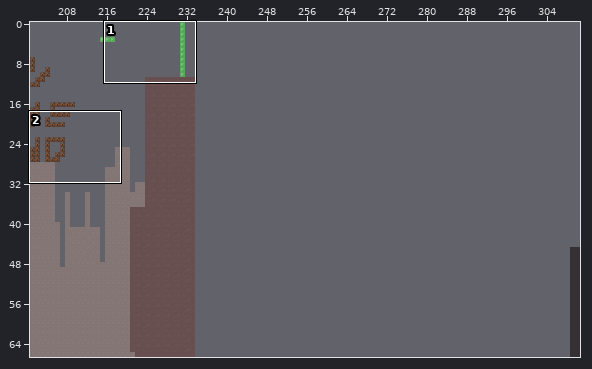
Two states of a Tiled map, assets/tilemaps/Alpha1.tmx. The first picture is a wide view before the edit; the outline marks the close-up.
Close-up. Before the commit:
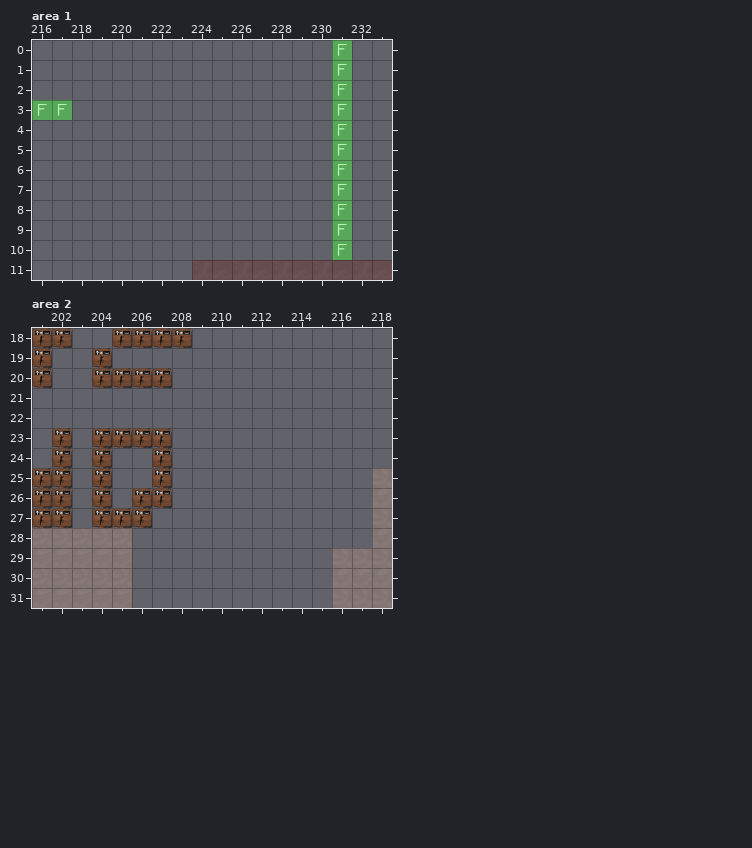
Cells are 64x64 px. Shown: area 1 x 216..233, y 0..11; area 2 x 201..218, y 18..31. The commit also changed other parts of the map, which this record leaves out.
After:
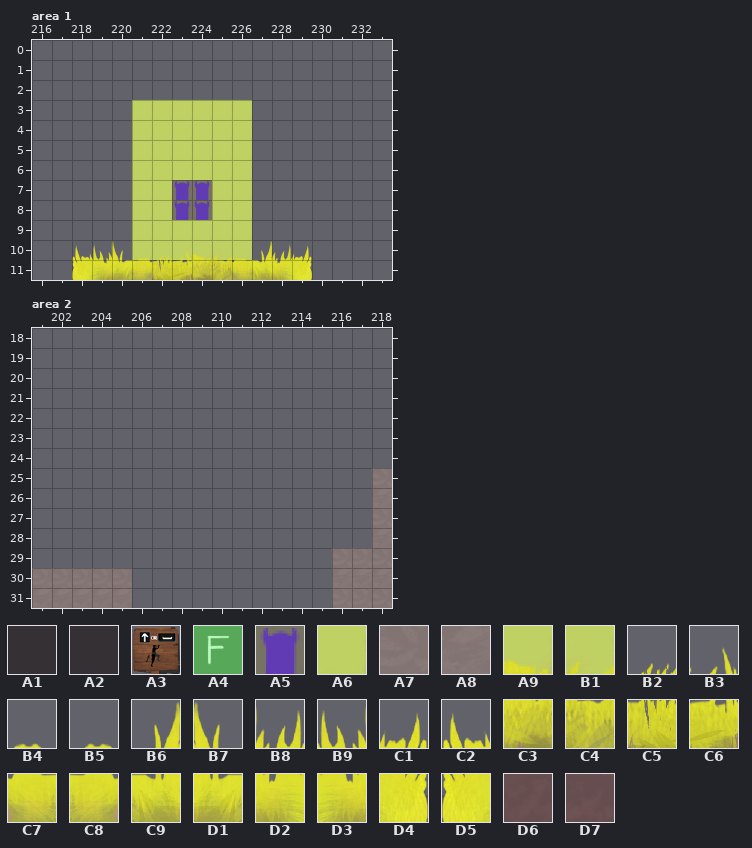
Key: from "Alpha_test1": A1 116, A2 290; from "platformPack_tilesheet_LD": A3 89, A4 293, A5 347; from "test1": A6 73, A7 1806, A8 1878, A9 2164, B1 2165, B2 2168, B3 2169, B4 2173, B5 2173 flipped left-right, B6 2174, B7 2174 flipped left-right, B8 2175, B9 2175 flipped left-right, C1 2176, C2 2176 flipped left-right, C3 2236, C4 2237, C5 2240, C6 2241, C7 2245, C8 2245 flipped left-right, C9 2246, D1 2246 flipped left-right, D2 2247, D3 2247 flipped left-right, D4 2248, D5 2248 flipped left-right, D6 3608, D7 3609.
__ is an empty cell.
See-through tiles are keyed as they look on the map.
The edit:
{"where": "layer \"testback\", area 1"}
{"y":3,"x":221,"old":"__ __ __ __ __ __","new":"A6 A6 A6 A6 A6 A6"}
{"y":4,"x":221,"old":"__ __ __ __ __ __","new":"A6 A6 A6 A6 A6 A6"}
{"y":5,"x":221,"old":"__ __ __ __ __ __","new":"A6 A6 A6 A6 A6 A6"}
{"y":6,"x":221,"old":"__ __ __ __ __ __","new":"A6 A6 A6 A6 A6 A6"}
{"y":7,"x":221,"old":"__ __ __ __ __ __","new":"A6 A6 A6 A6 A6 A6"}
{"y":8,"x":221,"old":"__ __ __ __ __ __","new":"A6 A6 A6 A6 A6 A6"}
{"y":9,"x":221,"old":"__ __ __ __ __ __","new":"A6 A6 A6 A6 A6 A6"}
{"y":10,"x":221,"old":"__ __ __ __ __ __","new":"A6 A6 A6 A6 A6 A6"}
{"where": "layer \"PNJ\", area 1"}
{"y":0,"x":231,"old":"A4","new":"__"}
{"y":1,"x":231,"old":"A4","new":"__"}
{"y":2,"x":231,"old":"A4","new":"__"}
{"y":3,"x":231,"old":"A4","new":"__"}
{"y":4,"x":231,"old":"A4","new":"__"}
{"y":5,"x":231,"old":"A4","new":"__"}
{"y":6,"x":231,"old":"A4","new":"__"}
{"y":7,"x":223,"old":"__ __","new":"A5 A5"}
{"y":7,"x":231,"old":"A4","new":"__"}
{"y":8,"x":223,"old":"__ __","new":"A5 A5"}
{"y":8,"x":231,"old":"A4","new":"__"}
{"y":9,"x":231,"old":"A4","new":"__"}
{"y":10,"x":231,"old":"A4","new":"__"}
{"where": "layer \"Sol\", area 1"}
{"y":3,"x":216,"old":"A4 A4","new":"__ __"}
{"y":11,"x":224,"old":"A1 A1 A1 A1 A2 A1 A1 A1 A1 A2","new":"__ __ __ __ __ __ __ __ __ __"}
{"where": "layer \"test\", area 1"}
{"y":10,"x":218,"old":"__ __ __ __ __ __ __ __ __ __ __ __","new":"C2 B9 B7 B5 B2 B3 A9 B1 B4 B6 B8 C1"}
{"y":11,"x":218,"old":"__ __ __ __ __ __ D6 D7 D6 D7 D6 D7 D6 D7 D6 D7","new":"D5 D3 D1 C8 C5 C6 C3 C4 C7 C9 D2 D4 __ __ __ __"}
{"where": "layer \"testback\", area 2"}
{"y":28,"x":201,"old":"A7 A7 A7 A7 A7","new":"__ __ __ __ __"}
{"y":29,"x":201,"old":"A8 A8 A8 A8 A8","new":"__ __ __ __ __"}
{"where": "layer \"PNJ\", area 2"}
{"y":18,"x":201,"old":"A3 A3","new":"__ __"}
{"y":18,"x":205,"old":"A3 A3 A3 A3","new":"__ __ __ __"}
{"y":19,"x":201,"old":"A3","new":"__"}
{"y":19,"x":204,"old":"A3","new":"__"}
{"y":20,"x":201,"old":"A3","new":"__"}
{"y":20,"x":204,"old":"A3 A3 A3 A3","new":"__ __ __ __"}
{"y":23,"x":202,"old":"A3","new":"__"}
{"y":23,"x":204,"old":"A3 A3 A3 A3","new":"__ __ __ __"}
{"y":24,"x":202,"old":"A3","new":"__"}
{"y":24,"x":204,"old":"A3","new":"__"}
{"y":24,"x":207,"old":"A3","new":"__"}
{"y":25,"x":201,"old":"A3 A3","new":"__ __"}
{"y":25,"x":204,"old":"A3","new":"__"}
{"y":25,"x":207,"old":"A3","new":"__"}
{"y":26,"x":201,"old":"A3 A3","new":"__ __"}
{"y":26,"x":204,"old":"A3","new":"__"}
{"y":26,"x":206,"old":"A3 A3","new":"__ __"}
{"y":27,"x":201,"old":"A3 A3","new":"__ __"}
{"y":27,"x":204,"old":"A3 A3 A3","new":"__ __ __"}
